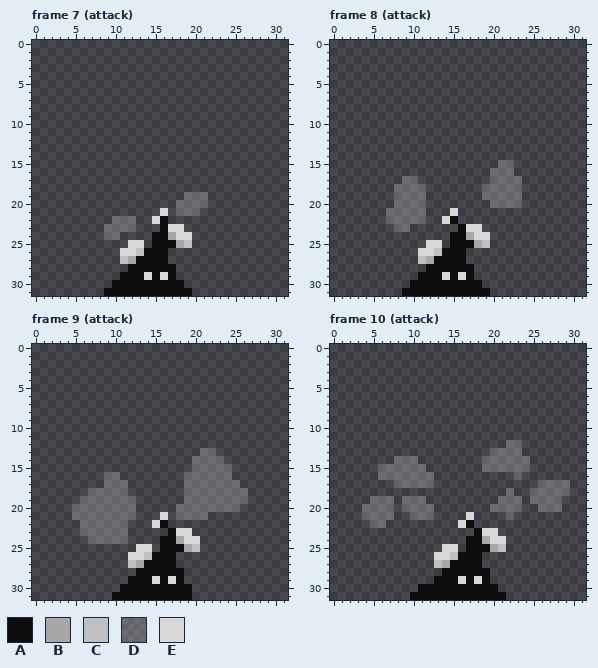
Pixel-art file: Assets/DARK Series Mega Pack 1/DARK Series - Platformer Starter Pack/Underground Tileset & Enemies/Sprites/Blinding Spider/Flower Enemy/Flower Enemy.aseprite. The picture above is the old version.
32x32 pixels, 24 frames. Colours within 5 levels of each other are drawn and written as one. Shown: frame 7 (attack), frame 8 (attack), frame 9 (attack), frame 10 (attack). The commit also changed other frames, which this record leaves out.
Visible layers, top first: "Layer 3", "Layer 1".
Palette (. is transparent): A #0d0d0d  B #a7a7a7  C #c0c0c0  D #d8d8d842  E #d8d8d8
Pixels before, frame 7 (attack), first column x 9:
19 ..........DDD
20 .........DDDD
21 .......E.DDD.
22 .DDD..EA.....
23 DDDD...AEE...
24 DD....AABEE..
25 ...EE.AAABC..
26 ..EECAAA.....
27 ..CBAAAA.....
28 ...AAAAAA....
29 ..AAAEAEA....
30 .AAAAAAAAA...
31 AAAAAAAAAAA..
Pixels before, frame 8 (attack), first column x 7:
15 ..............DD.
16 .............DDD.
17 ..DD.........DDDD
18 .DDDD.......DDDDD
19 .DDDD.......DDDDD
20 .DDDD........DDDD
21 DDDDD...E........
22 DDDDD..EA........
23 .DD......AEE.....
24 ........AABEE....
25 .....EE.AAABC....
26 ....EECAAA.......
27 ....CBAAAA.......
28 .....AAAAAA......
29 ....AAAEAEA......
30 ...AAAAAAAAA.....
31 ..AAAAAAAAAAA....
Pixels before, frame 9 (attack), first column x 5:
13 ................DD....
14 ...............DDDD...
15 ...............DDDDD..
16 ....DD........DDDDDD..
17 ....DDD.......DDDDDDD.
18 ..DDDDD.......DDDDDDDD
19 .DDDDDDD......DDDDDDDD
20 DDDDDDDD.....DDDDDDDD.
21 DDDDDDDD...E.DDDD.....
22 .DDDDDD...EA..........
23 .DDDDDD.....AEE.......
24 ..DDDDD....AABEE......
25 ........EE.AAABC......
26 .......EECAAA.........
27 .......CBAAAA.........
28 ........AAAAAA........
29 .......AAAEAEA........
30 ......AAAAAAAAA.......
31 .....AAAAAAAAAA.......
Pixels before, frame 10 (attack), first column x 4:
12 ..................DD......
13 ................DDDD......
14 ....DDD........DDDDDD.....
15 ..DDDDDD.......DDDDDD.....
16 ..DDDDDDD..........D......
17 ....DDDDD.............DDDD
18 ..................D..DDDDD
19 .DDD.DDD.........DDD.DDDD.
20 DDDD.DDDD.......DDDD..DDD.
21 DDDD..DDD....E....D.......
22 .DD.........EA............
23 ..............AEE.........
24 .............AABEE........
25 ..........EE.AAABC........
26 .........EECAAA...........
27 .........CBAAAA...........
28 ..........AAAAAA..........
29 .........AAAEAEA..........
30 .......AAAAAAAAAA.........
31 ......AAAAAAAAAAAA........
Once edited:
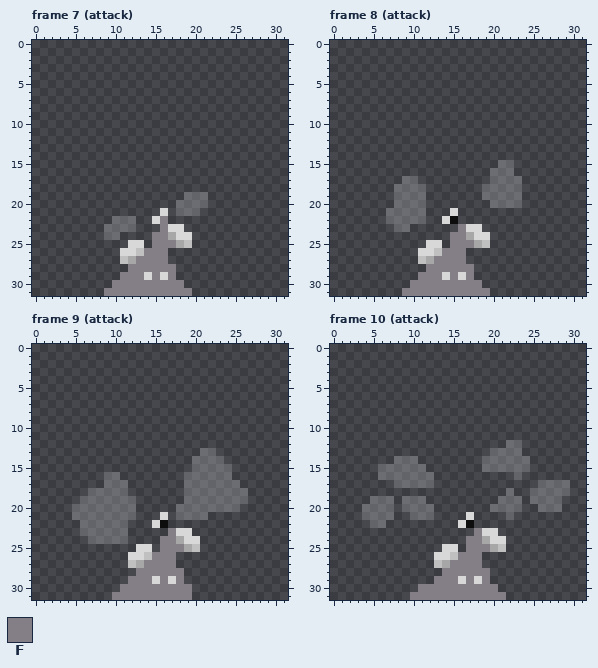
Colours new in this view: F #847e87
The edit:
Changed rows in their new state; - is an unchanged pixel.
Frame 7 (attack), layer "Layer 1":
first column x 9:
22 -------F---
23 -------F---
24 ------FF---
25 ------FFF--
26 -----FFF---
27 ----FFFF---
28 ---FFFFFF--
29 --FFF-F-F--
30 -FFFFFFFFF-
31 FFFFFFFFFFF
Frame 8 (attack), layer "Layer 1":
first column x 9:
23 -------F---
24 ------FF---
25 ------FFF--
26 -----FFF---
27 ----FFFF---
28 ---FFFFFF--
29 --FFF-F-F--
30 -FFFFFFFFF-
31 FFFFFFFFFFF
Frame 9 (attack), layer "Layer 1":
first column x 10:
23 -------F--
24 ------FF--
25 ------FFF-
26 -----FFF--
27 ----FFFF--
28 ---FFFFFF-
29 --FFF-F-F-
30 -FFFFFFFFF
31 FFFFFFFFFF
Frame 10 (attack), layer "Layer 1":
first column x 10:
23 --------F---
24 -------FF---
25 -------FFF--
26 ------FFF---
27 -----FFFF---
28 ----FFFFFF--
29 ---FFF-F-F--
30 -FFFFFFFFFF-
31 FFFFFFFFFFFF
